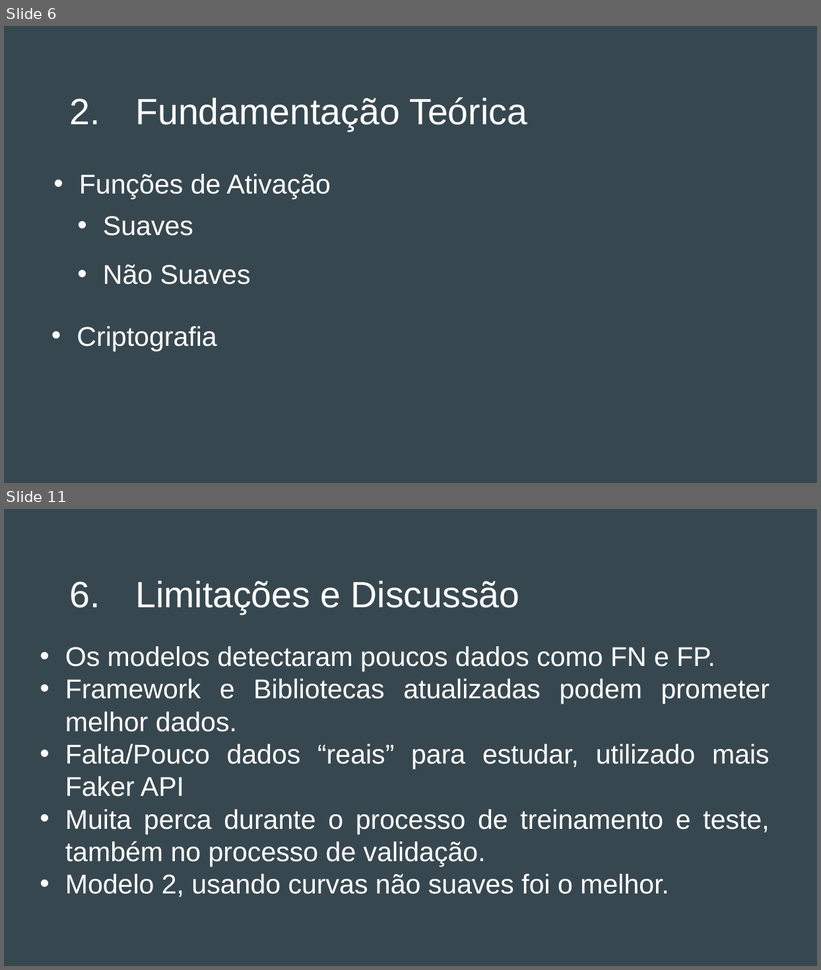
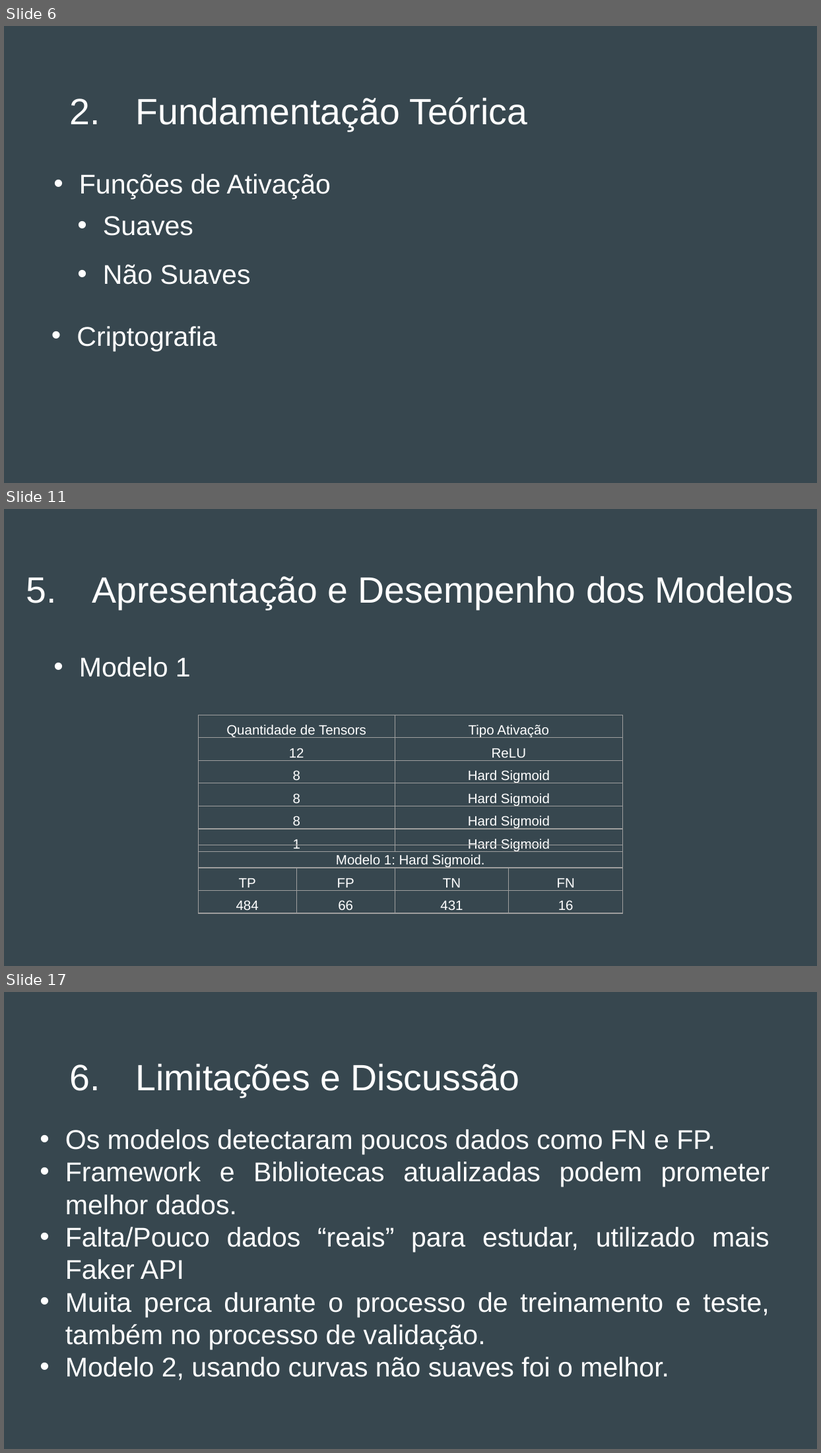
Before and after one commit to Dom-Juan/TCC-3, a slide deck: Apresentação do TCC 3 - Final.pptx. Shown one above the other, each under a label of ours: slides 6 and 11 before the commit, slides 6, 11 and 17 after it; the slides between them are not shown. The pictures are 821x970 and 821x1453 pixels, drawn with LibreOffice and Linux fonts; fonts in the diff are those of the drawing. Boxes give left, top, right and bottom in pixels: in the first picture for what was removed or moved away, otherwise in the second. Text is boxed around its words. In the diff, an @@ line names an element or a change of style, - is before the commit and + after.

```diff
--- a/Apresentação do TCC 3 - Final.pptx
+++ b/Apresentação do TCC 3 - Final.pptx
@@ slide 11 added at bbox=[4, 509, 817, 966], background #37474F @@
@@ title added at bbox=[92, 576, 794, 609], 32.4 pt, text #FFFFFF @@
+5. Apresentação e Desempenho dos Modelos
@@ text added at bbox=[79, 657, 191, 677], 24 pt, text #FFFFFF @@
+• Modelo 1
@@ table added at bbox=[198, 716, 623, 855], 6 rows, 2 columns @@
+Quantidade de Tensors | Tipo Ativação
+12 | ReLU
+8 | Hard Sigmoid
+8 | Hard Sigmoid
+8 | Hard Sigmoid
+1 | Hard Sigmoid
@@ table added at bbox=[198, 846, 623, 916], 3 rows, 4 columns @@
+Modelo 1: Hard Sigmoid. |  |  | 
+TP | FP | TN | FN
+484 | 66 | 431 | 16
@@ what was slide 11 is now slide 17 @@
```
Also in this commit, not shown: 3 slides changed, 9 other slides added, 4 slides removed, 2 other files.
